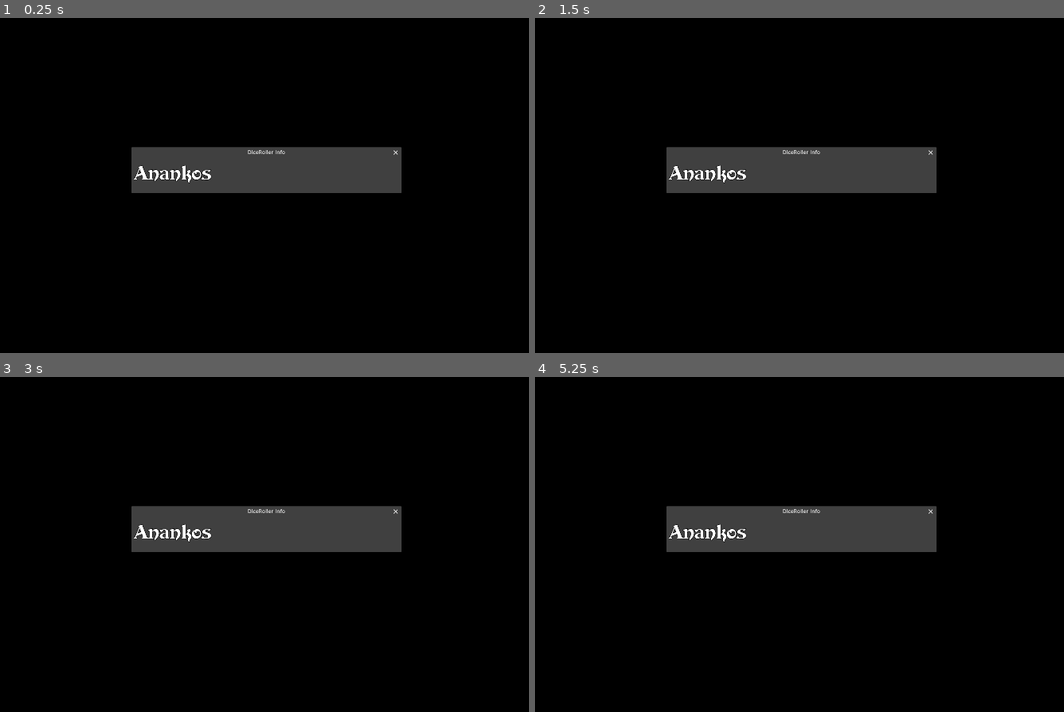
Above: before the commit, frames 1-4 (two rows, left to right).
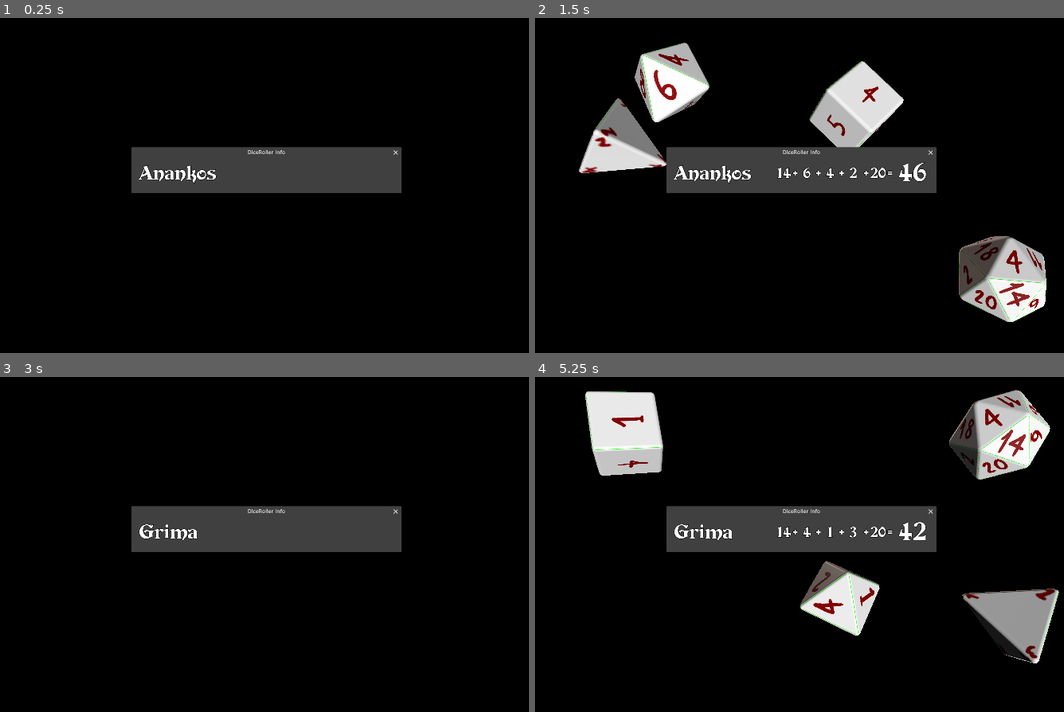
Above: after the commit, the same moments.

Repository: QuertE07/DiceRoller
Game: Godot game, scene res://scenes/box.tscn
Same seed, same stepped clock (60 frames per second), same inputs: the game is played once before the commit and once after it.
Inputs:
- Up to frame 1 (0.25 s): no input
- Up to frame 2 (1.5 s): tap Enter at 0.5 s; hold Right (ui_right) 0.53-1.28 s; tap Space at 1.25 s; hold Down (ui_down) from 1.28 s (still down)
- Up to frame 3 (3 s): release Down (ui_down) at 2.03 s; hold Right (ui_right) 2.03-2.78 s; tap Enter at 2.75 s; hold Page Up (ui_page_up) from 2.78 s (still down)
- Up to frame 4 (5.25 s): tap Space at 3.5 s; release Page Up (ui_page_up) at 3.53 s; hold Left (ui_left) 3.53-5.03 s; hold Down (ui_down) from 5.03 s (still down)

The runs differ from the first frame. In frame 1, 0.4% of the frame differs, in the area x 25-41%, y 43-50%; in frame 2, 11%; in frame 3, 0.3%; in frame 4, 12%, in the area x 9-100%, y 3-86%.
Error in both runs: Attempt to call function 'get_as_text' in base 'null instance' on a null instance. (res://addons/godot-streamdeck-addon/singleton.gd:77)

Commit message:
Fixed some unintended behavior, tweaked others
Made last result persist when the box is cleared, added support for flat modifiers

Diff:
--- a/rolling_dice_yippee/scenes/box.tscn
+++ b/rolling_dice_yippee/scenes/box.tscn
@@ -58,9 +58,10 @@
 anchors_preset = 4
 anchor_top = 0.5
 anchor_bottom = 0.5
-offset_top = -25.0
-offset_right = 209.0
-offset_bottom = 25.0
+offset_left = 15.0
+offset_top = -27.0
+offset_right = 224.0
+offset_bottom = 27.0
 grow_vertical = 2
 theme_override_colors/font_color = Color(1, 1, 1, 1)
 theme_override_colors/font_outline_color = Color(0, 0, 0, 1)
@@ -97,9 +98,9 @@
 anchor_top = 0.5
 anchor_right = 1.0
 anchor_bottom = 0.5
-offset_left = -162.0
+offset_left = -182.0
 offset_top = -25.0
-offset_right = -101.0
+offset_right = -121.0
 offset_bottom = 25.0
 grow_horizontal = 0
 grow_vertical = 2
@@ -109,7 +110,7 @@
 theme_override_fonts/font = ExtResource("2_ks2v0")
 theme_override_font_sizes/font_size = 45
 text = "="
-horizontal_alignment = 1
+horizontal_alignment = 2
 vertical_alignment = 1
 
 [node name="Instances" type="Node" parent="Info"]
@@ -192,6 +193,6 @@
 [node name="SpawnPath" type="Path3D" parent="."]
 curve = SubResource("Curve3D_3inec")
 
-[node name="Die" type="Node" parent="."]
+[node name="Dice" type="Node" parent="."]
 
 [connection signal="close_requested" from="Info" to="." method="_on_info_close_requested"]
--- a/rolling_dice_yippee/scripts/box.gd
+++ b/rolling_dice_yippee/scripts/box.gd
@@ -8,12 +8,15 @@
 		name = set_name
 		texture = set_texture
 
-var die: Array[PackedScene]
+var dice: Array[PackedScene]
 var sets: Array[Set]
 
 var active_player: String
 var dice_material: StandardMaterial3D = preload("res://models/materials/dice.tres")
-var active_die: Array[Node]
+var active_dice: Array[Node]
+
+var dice_total: int = 0
+var active_modifier: int = 0
 
 var dice_pos_old: Array[Vector3] = [Vector3(0, 0, 0)]
 var dice_pos_new: Array[Vector3] = [Vector3(1, 1, 1)]
@@ -23,12 +26,12 @@
 var frame_count: int = 0
 
 func _ready() -> void:
-	die.append(load("res://scenes/dice/d_4.tscn"))
-	die.append(load("res://scenes/dice/d_6.tscn"))
-	die.append(load("res://scenes/dice/d_8.tscn"))
-	die.append(load("res://scenes/dice/d_10.tscn"))
-	die.append(load("res://scenes/dice/d_12.tscn"))
-	die.append(load("res://scenes/dice/d_20.tscn"))
+	dice.append(load("res://scenes/dice/d_4.tscn"))
+	dice.append(load("res://scenes/dice/d_6.tscn"))
+	dice.append(load("res://scenes/dice/d_8.tscn"))
+	dice.append(load("res://scenes/dice/d_10.tscn"))
+	dice.append(load("res://scenes/dice/d_12.tscn"))
+	dice.append(load("res://scenes/dice/d_20.tscn"))
 
 	var json: JSON = JSON.new()
 	var json_read: FileAccess = FileAccess.open("res://players.json", FileAccess.READ)
@@ -47,6 +50,24 @@
 	dice_standstill = true
 
 func _physics_process(_delta: float) -> void:
+	if Input.is_action_just_pressed("ui_left"):
+		execute_string("roll_1,1,1,0,0,1,8")
+
+	if Input.is_action_just_pressed("ui_up"):
+		execute_string("roll_1,1,1,0,0,1,0")
+
+	if Input.is_action_just_pressed("ui_down"):
+		execute_string("roll_1,1,1,0,0,1,20")
+
+	if Input.is_action_just_pressed("ui_right"):
+		execute_string("clear")
+
+	if Input.is_action_just_pressed("ui_page_down"):
+		execute_string("switch_0")
+
+	if Input.is_action_just_pressed("ui_page_up"):
+		execute_string("switch_1")
+
 	# Check whether dice are moving
 	if !dice_standstill:
 		frame_count += 1
@@ -54,8 +75,8 @@
 		if frame_count > 5:
 			dice_pos_old = dice_pos_new.duplicate()
 			dice_pos_new.clear()
-			for dice in active_die:
-				dice_pos_new.append(dice.position)
+			for die in active_dice:
+				dice_pos_new.append(die.position)
 
 			if !dice_pos_new.is_empty() && !dice_pos_old.is_empty():
 				var validated: bool = true
@@ -76,17 +97,26 @@
 	$Info/Name.text = active_player
 
 	$Info/StringInstance.text = ""
+	$Info/StringInstance.horizontal_alignment = HORIZONTAL_ALIGNMENT_CENTER
 	$Info/Result.text = ""
-	var die_total: int = 0
-	var increment: int = 35
+
+	if !dice_standstill:
+		dice_total = 0
+	var increment: int = 17
+	if active_modifier > 19:
+		increment += 75
+	elif active_modifier > 9:
+		increment += 70
+	elif active_modifier:
+		increment += 60
 
 	for child in $Info/Instances.get_children():
 		child.free()
 
-	for dice in active_die:
-		var value: int = dice.get_roll()
-
-		if active_die.size() <= 5:
+	for die in active_dice:
+		var value: int = die.get_roll()
+
+		if active_dice.size() + int(bool(active_modifier)) <= 5:
 			var new_number: Label = $Info/StringInstance.duplicate()
 			var new_operator: Label = $Info/StringInstance.duplicate()
 
@@ -96,19 +126,24 @@
 
 			new_number.text = str(value)
 			$Info/Instances.add_child(new_number)
-			if (dice != active_die.back()):
+			if (die != active_dice.back()):
 				new_operator.text = "+"
 				$Info/Instances.add_child(new_operator)
 
-		die_total += value
-
-	if !active_die.is_empty():
-		if active_die.size() <= 5: $Info/StringInstance.text += "="
+		if !dice_standstill:
+			dice_total += value
+
+	if !dice_total == 0:
+		if !active_dice.is_empty() && active_dice.size() + int(bool(active_modifier)) <= 5:
+			$Info/StringInstance.horizontal_alignment = HORIZONTAL_ALIGNMENT_RIGHT
+			if active_modifier != 0:
+				$Info/StringInstance.text += ("+ " if active_modifier < 10 else "+") + str(active_modifier)
+			$Info/StringInstance.text += "="
 		if dice_standstill:
 			$Info/Result.set("theme_override_colors/font_color", Color(1.0, 0.89, 0.663, 1.0))
 		else:
 			$Info/Result.set("theme_override_colors/font_color", Color(1.0, 1.0, 1.0, 1.0))
-		$Info/Result.text = str(die_total)
+		$Info/Result.text = str(dice_total + active_modifier)
 
 func execute_string(string: String) -> void:
 	var command: String
@@ -121,7 +156,8 @@
 		"roll":
 			clear_box()
 			dice_standstill = false
-			for i in 6:
+			dice_total = 0
+			for i in dice.size() + 1:
 				inputs.append(int(string.substr(0, string.find(","))))
 				string = string.substr(string.find(",") + 1)
 			roll_dice(inputs)
@@ -131,33 +167,39 @@
 				dice_material.albedo_texture = sets[inputs.front()].texture
 				active_player = sets[inputs.front()].name
 				clear_box()
+				dice_total = 0
 		"clear":
 			clear_box()
 
-func roll_dice(die_count: Array[int]):
-	die_count.resize(die.size())
-
-	for i in die.size():
-		for j in die_count[i]:
-			var dice: RigidBody3D = die[i].instantiate()
+func roll_dice(dice_count: Array[int]):
+	dice_count.resize(dice.size() + 1)
+
+	for i in dice.size():
+		for j in dice_count[i]:
+			var die: RigidBody3D = dice[i].instantiate()
 			var path: Path3D = $SpawnPath
 
-			dice.position = path.curve.sample_baked(randf_range(0, path.curve.get_baked_length()))
-			dice.rotation_degrees = Vector3(randf() * 360, randf() * 360, randf() * 360)
-
-			var direction_to_center: Vector3 = dice.position.direction_to(Vector3(0, 2, 0))
+			die.position = path.curve.sample_baked(randf_range(0, path.curve.get_baked_length()))
+			die.rotation_degrees = Vector3(randf() * 360, randf() * 360, randf() * 360)
+
+			var direction_to_center: Vector3 = die.position.direction_to(Vector3(0, 2, 0))
 			direction_to_center = direction_to_center.rotated(Vector3(0, 0, 0), (randf() - 0.5) * 10)
-			dice.linear_velocity = direction_to_center * 15
-			dice.angular_velocity = Vector3((randf() - 0.5) * 60, 0, (randf() - 0.5) * 60)
-
-			$Die.add_child(dice)
-
-	active_die = $Die.get_children()
+			die.linear_velocity = direction_to_center * 15
+			die.angular_velocity = Vector3((randf() - 0.5) * 60, 0, (randf() - 0.5) * 60)
+
+			$Dice.add_child(die)
+
+	active_modifier = dice_count[dice.size()]
+
+	active_dice = $Dice.get_children()
 
 func clear_box():
-	for i in active_die.size():
-		active_die[i].free()
-	active_die.clear()
+	if !dice_standstill:
+		dice_total = 0
+
+	for i in active_dice.size():
+		active_dice[i].free()
+	active_dice.clear()
 	dice_standstill = true
 
 func _on_info_close_requested() -> void:
Not shown, added: rolling_dice_yippee/export_presets.cfg
